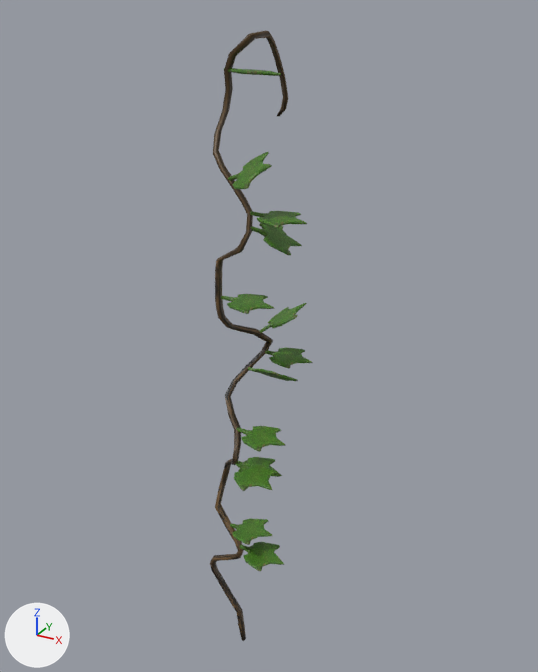
A saved change to the FBX model Assets/Prefab/vine1.fbx.
Camera for both pictures: a 50 mm camera at (-0.6844, -0.6649, 0.19) aimed at (-0.7745, -0.5011, 0.1081). Lighting does not change. The marker at lower left points along +X, +Y and +Z. Where no turn or scale is listed for an object, it has been applied to the vertices.

Objects in the first picture: 'leaf14', 'leaf15', 'leaf16', 'leaf17', 'leaf18', 'leaf19', 'leaf20', 'leaf22', 'leaf23', 'leaf24', 'leaf25', 'leaf26', 'leaf27', 'stem11'.
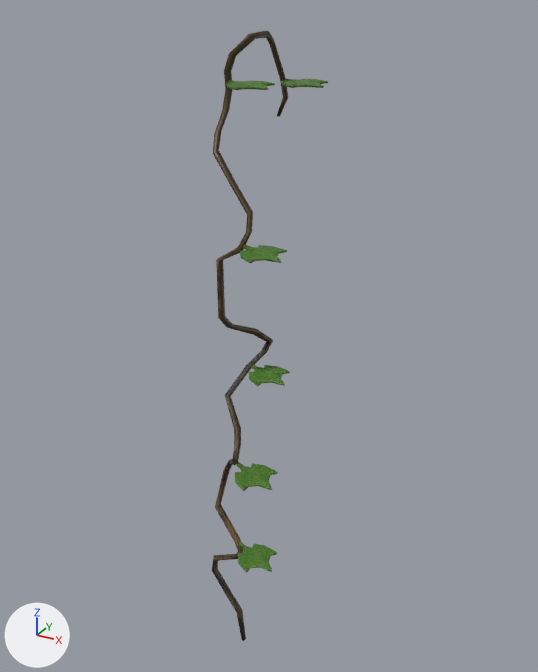
The change, as a diff of the scene's bpy script:
```diff
--- a/Assets/Prefab/vine1.fbx.py
+++ b/Assets/Prefab/vine1.fbx.py
@@ me_mesh @@
 # used by ob_stem11; location = (-0.7814, -0.5108, 0.0305)
-me_mesh.from_pydata(...)  # 336 vertices, 334 faces; spans x -0.008..0.007, y -0.009..0.023, z -0.026..0.155
+me_mesh.from_pydata(...)  # 234 vertices, 230 faces; spans x -0.008..0.007, y -0.009..0.023, z -0.026..0.155
+# me_mesh part 2
+# 102 vertices are removed from x -0.008..0.007, y -0.004..0.023, z -0.02..0.149
+# 194 faces are deleted
+# 90 new faces join them
 me_mesh.materials.append(mat_vineshader)
@@ me_mesh_009 @@
 # used by ob_leaf23; location = (-0.7693, -0.4947, 0.1003)
-me_mesh_009.from_pydata(...)  # 190 vertices, 184 faces; spans x -0.0103..0.005, y -0.0062..0.0057, z -0.001..0.0005
+me_mesh_009.from_pydata(...)  # 134 vertices, 128 faces; spans x -0.0072..0.0072, y -0.0059..0.0059, z -0.0007..0.0007
+# me_mesh_009 part 1: 190 vertices removed from x -0.0103..0.005, y -0.0062..0.0057, z -0.001..0.0005; 134 vertices added at x -0.0072..0.0072, y -0.0059..0.0059, z -0.0007..0.0007
 me_mesh_009.materials.append(mat_leafshader)
@@ me_mesh_008 @@
 # used by ob_leaf22; location = (-0.7711, -0.4999, 0.0963)
-me_mesh_008.from_pydata(...)  # 172 vertices, 166 faces; spans x -0.0103..0.0051, y -0.0054..0.0045, z -0.0036..0.0033
+me_mesh_008.from_pydata(...)  # 134 vertices, 128 faces; spans x -0.0072..0.0072, y -0.0059..0.0059, z -0.0007..0.0007
+# me_mesh_008 part 3: 172 vertices removed from x -0.0103..0.0051, y -0.0054..0.0045, z -0.0036..0.0033; 134 vertices added at x -0.0072..0.0072, y -0.0059..0.0059, z -0.0007..0.0007
 me_mesh_008.materials.append(mat_leafshader)
@@ me_mesh_004_1 @@
+me_mesh_004_1.from_pydata(...)  # 134 vertices, 128 faces; spans x -0.00983..0.00462, y -0.0058..0.00594, z -0.0009..0.00047
+me_mesh_004_1.materials.append(mat_leafshader)  # picture img_grass3_jpg
@@ ob_leaf14 @@
-ob_leaf14 = bpy.data.objects.new('leaf14', me_mesh_001)
-ob_leaf14.location = (-0.7687, -0.5031, 0.1371)
@@ ob_leaf19 @@
 ob_leaf19 = bpy.data.objects.new('leaf19', me_mesh_006)
-ob_leaf19.location = (-0.77, -0.5114, 0.0724)
+ob_leaf19.location = (-0.7683, -0.5169, 0.0455)
@@ ob_leaf17 @@
-ob_leaf17 = bpy.data.objects.new('leaf17', me_mesh_004)
-ob_leaf17.location = (-0.7723, -0.512, 0.051)
@@ ob_leaf24 @@
-ob_leaf24 = bpy.data.objects.new('leaf24', me_mesh_010)
-ob_leaf24.location = (-0.7728, -0.4919, 0.1125)
@@ ob_leaf20 @@
 ob_leaf20 = bpy.data.objects.new('leaf20', me_mesh_007)
-ob_leaf20.location = (-0.7677, -0.5132, 0.0842)
+ob_leaf20.location = (-0.7755, -0.5059, 0.1738)
@@ ob_leaf25 @@
-ob_leaf25 = bpy.data.objects.new('leaf25', me_mesh_011)
-ob_leaf25.location = (-0.7735, -0.5095, 0.1209)
@@ ob_leaf27 @@
-ob_leaf27 = bpy.data.objects.new('leaf27', me_mesh_013)
-ob_leaf27.location = (-0.775, -0.5034, 0.1766)
@@ ob_leaf16 @@
-ob_leaf16 = bpy.data.objects.new('leaf16', me_mesh_003)
-ob_leaf16.location = (-0.7675, -0.5136, 0.0447)
@@ ob_leaf26 @@
-ob_leaf26 = bpy.data.objects.new('leaf26', me_mesh_012)
-ob_leaf26.location = (-0.7644, -0.5098, 0.1442)
@@ ob_leaf15 @@
-ob_leaf15 = bpy.data.objects.new('leaf15', me_mesh_002)
-ob_leaf15.location = (-0.7713, -0.513, 0.156)
@@ ob_leaf23 @@
 ob_leaf23 = bpy.data.objects.new('leaf23', me_mesh_009)
-ob_leaf23.location = (-0.7693, -0.4947, 0.1003)
+ob_leaf23.location = (-0.7749, -0.5026, 0.0967)
@@ ob_leaf22 @@
 ob_leaf22 = bpy.data.objects.new('leaf22', me_mesh_008)
-ob_leaf22.location = (-0.7711, -0.4999, 0.0963)
+ob_leaf22.location = (-0.7702, -0.514, 0.1357)
@@ ob_leaf21 @@
+ob_leaf21 = bpy.data.objects.new('leaf21', me_mesh_004_1)
+ob_leaf21.location = (-0.7667, -0.4949, 0.1738)
```

Changed parts and their boxes (x1, y1, x2, y2) in the pictures (538 x 672 px):
'stem11', reshaped
    before: (210, 30, 288, 641)
    after: (212, 30, 288, 641)
'leaf23', reshaped, moved
    before: (265, 347, 312, 368)
    after: (249, 365, 290, 386)
'leaf20', moved
    before: (237, 426, 285, 452)
    after: (227, 80, 275, 90)
'leaf19', moved
    before: (238, 457, 282, 477)
    after: (238, 542, 277, 572)
'leaf22', reshaped, moved
    before: (248, 367, 298, 381)
    after: (240, 245, 287, 263)
'leaf16', deleted (green)
    before: (239, 542, 284, 571)
'leaf14', deleted (green)
    before: (250, 223, 302, 256)
'leaf15', deleted (green)
    before: (228, 152, 272, 189)
'leaf17', deleted (green)
    before: (230, 518, 272, 545)
'leaf25', deleted (green)
    before: (221, 294, 274, 314)
'leaf26', deleted (green)
    before: (250, 211, 307, 228)
'leaf24', deleted (green)
    before: (259, 303, 307, 333)
'leaf21', added
    after: (281, 78, 328, 88)
'leaf27', deleted
    before: (224, 68, 281, 76)
part 2 of me_mesh, cut back
    before: (210, 43, 288, 641)
    after: (212, 43, 288, 641)
